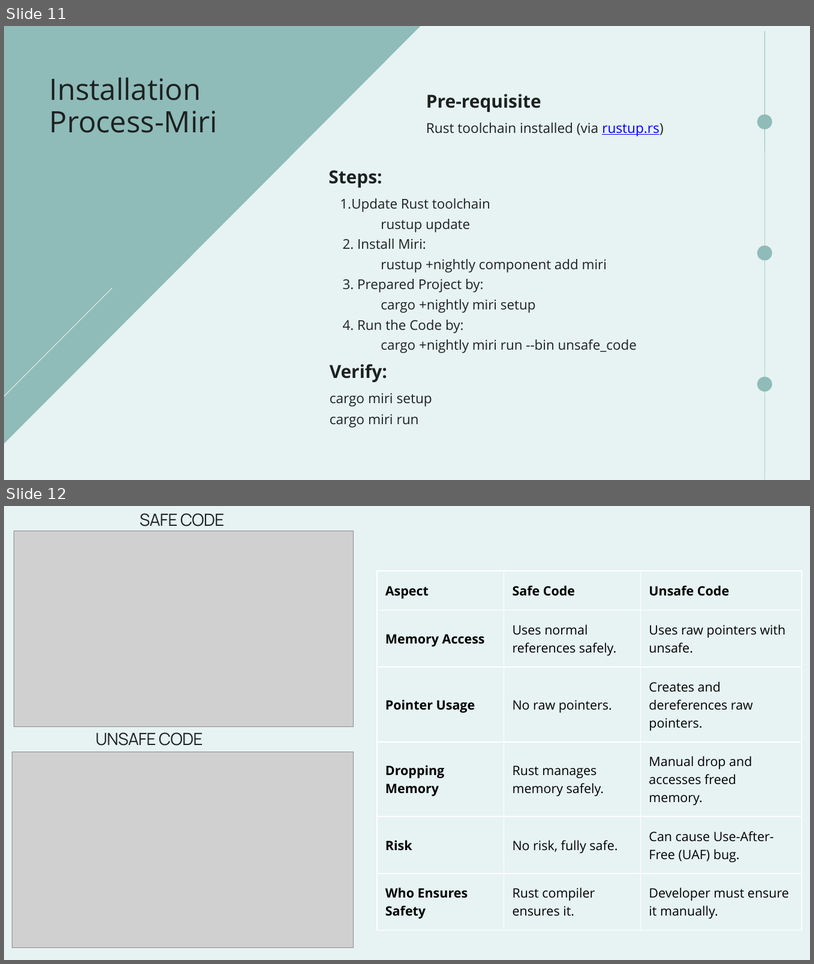
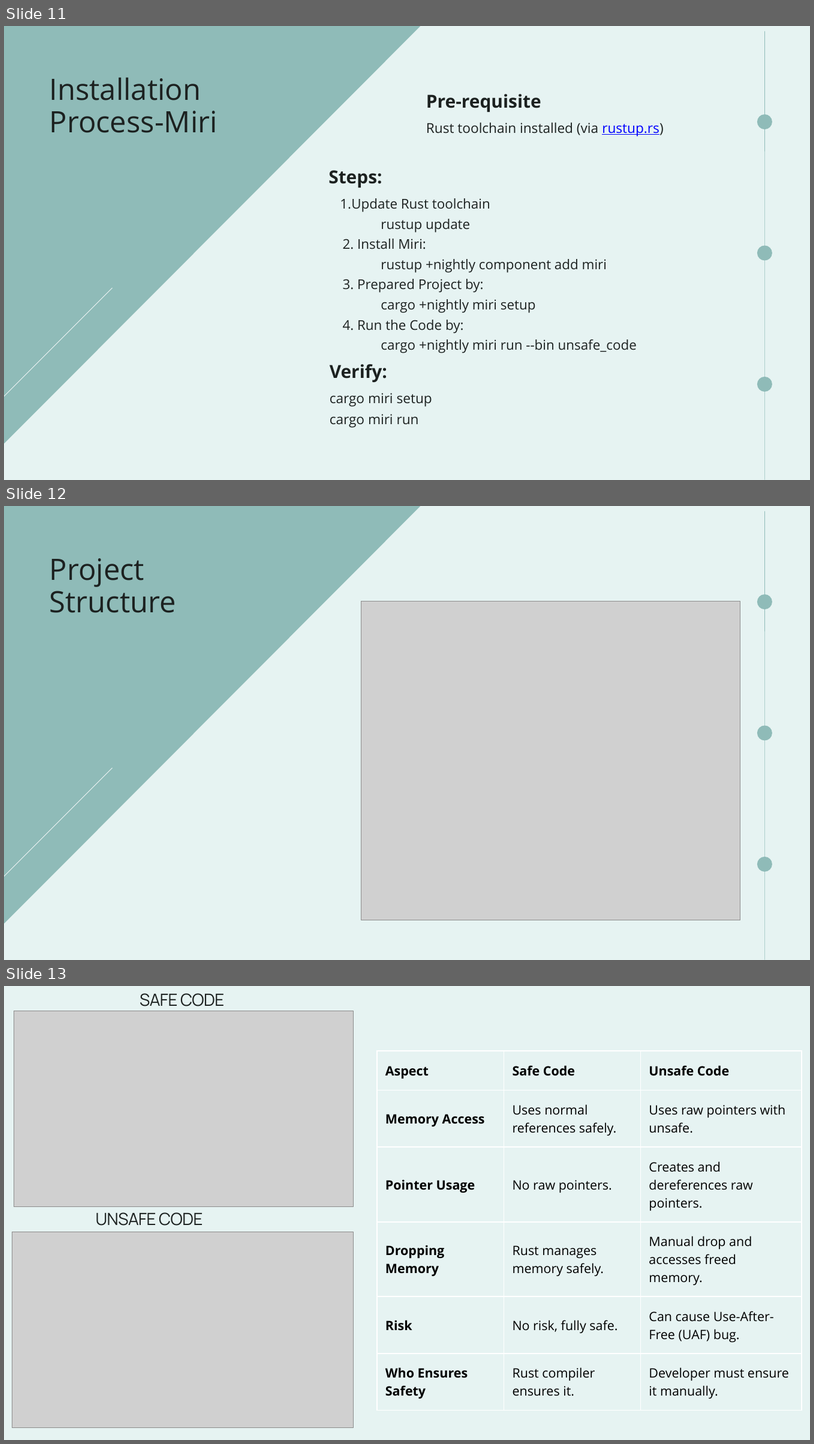
Before and after one commit to viseshb/Rust-System-Programming-Vulnerabilities-Detection-Using-Dynamic-Debugging, a slide deck: Operating Systems_Project.pptx. Shown one above the other, each under a label of ours: slides 11 and 12 before the commit, slides 11, 12 and 13 after it. The pictures are 814x964 and 814x1444 pixels, drawn with LibreOffice and Linux fonts; fonts in the diff are those of the drawing; grey boxes stand for pictures; background and template pictures are left out. Boxes give left, top, right and bottom in pixels: in the first picture for what was removed or moved away, otherwise in the second. Text is boxed around its words. In the diff, an @@ line names an element or a change of style, - is before the commit and + after.

```diff
--- a/Operating Systems_Project.pptx
+++ b/Operating Systems_Project.pptx
@@ slide 12 added at (x1=4, y1=506, x2=810, y2=960), background picture (left out) @@
@@ freeform shape added at (x1=4, y1=506, x2=810, y2=960), fill #AAD7D4 at 29% opacity @@
@@ freeform shape added at (x1=4, y1=506, x2=420, y2=924), fill #8FBBB8 @@
@@ line added from (765, 959) to (765, 511), #8FBBB8 0.75 pt @@
@@ text added at (x1=50, y1=558, x2=176, y2=613), 52.5 pt, text #1C2120 @@
+Project Structure
@@ freeform shape added at (x1=758, y1=594, x2=773, y2=609), fill #8FBBB8 @@
@@ picture added at (x1=361, y1=601, x2=741, y2=919) @@
@@ freeform shape added at (x1=758, y1=726, x2=773, y2=740), fill #8FBBB8 @@
@@ line added from (113, 768) to (4, 952), #FFFFFF 0.75 pt @@
@@ freeform shape added at (x1=758, y1=856, x2=773, y2=871), fill #8FBBB8 @@
@@ what was slide 12 is now slide 13 @@
```
Also in this commit, not shown: 3 slides changed, 3 other files.
